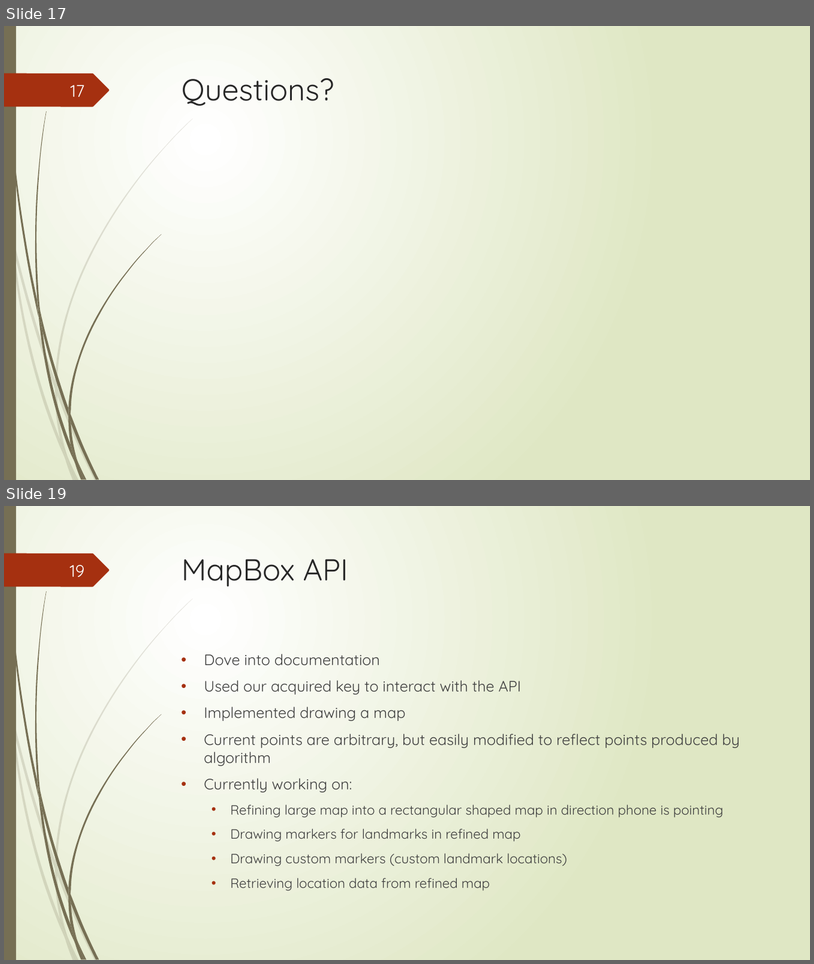
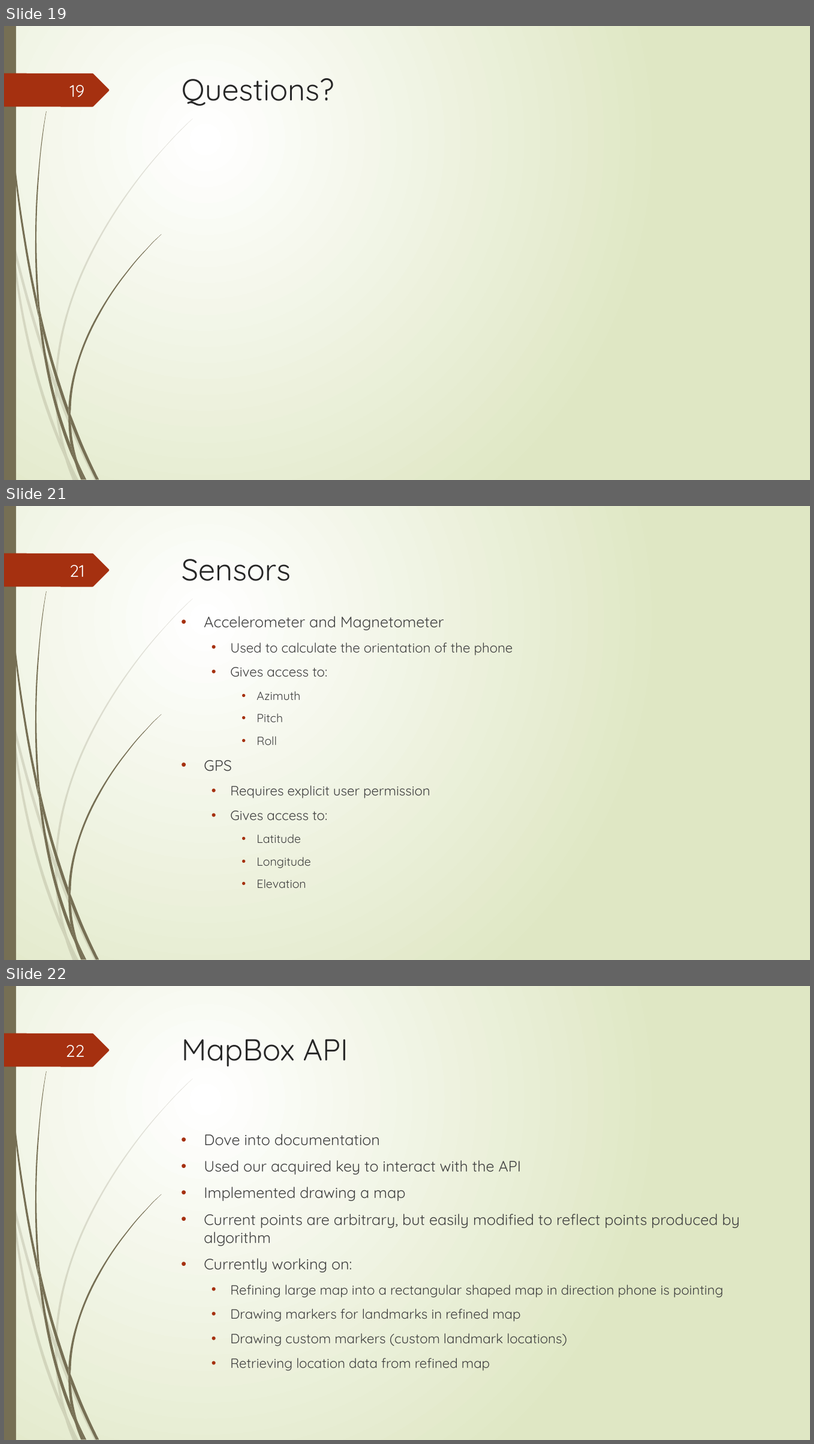
Before and after one commit to junmin-yee/Landmarked, a slide deck: Presentations/Sprint01 ReviewMeeting.pptx. Shown one above the other, each under a label of ours: slides 17 and 19 before the commit, slides 19, 21 and 22 after it; the slides between them are not shown. The pictures are 814x964 and 814x1444 pixels, drawn with LibreOffice and Linux fonts; fonts in the diff are those of the drawing. Boxes give left, top, right and bottom in pixels: in the first picture for what was removed or moved away, otherwise in the second. Text is boxed around its words. In the diff, an @@ line names an element or a change of style, - is before the commit and + after.

```diff
--- a/Presentations/Sprint01 ReviewMeeting.pptx
+++ b/Presentations/Sprint01 ReviewMeeting.pptx
@@ slide 21 added at [4, 506, 810, 960], background gradient #FFFFFF to #DFE8C4; not listed: 24 template elements that a slide beside it also shows @@
@@ title added at [182, 559, 291, 581], 36 pt, text #262626 @@
+Sensors
@@ page number added at [69, 565, 84, 577], 20 pt, text #FEFFFF @@
+21
@@ text added at [204, 616, 513, 888], 16 pt, text #404040 @@
+• Accelerometer and Magnetometer
+  • Used to calculate the orientation of the phone
+  • Gives access to:
+    • Azimuth
+    • Pitch
+    • Roll
+• GPS
+  • Requires explicit user permission
+  • Gives access to:
+    • Latitude
+    • Longitude
+    • Elevation
@@ what was slide 17 is now slide 19 @@
@@ page number at [70, 85, 85, 97]: text changed @@
-17
+19
@@ what was slide 19 is now slide 22 @@
@@ page number at [66, 1045, 85, 1057]: text changed @@
-19
+22
```
Also in this commit, not shown: 1 slide changed, 5 other slides added, 3 slides removed.
